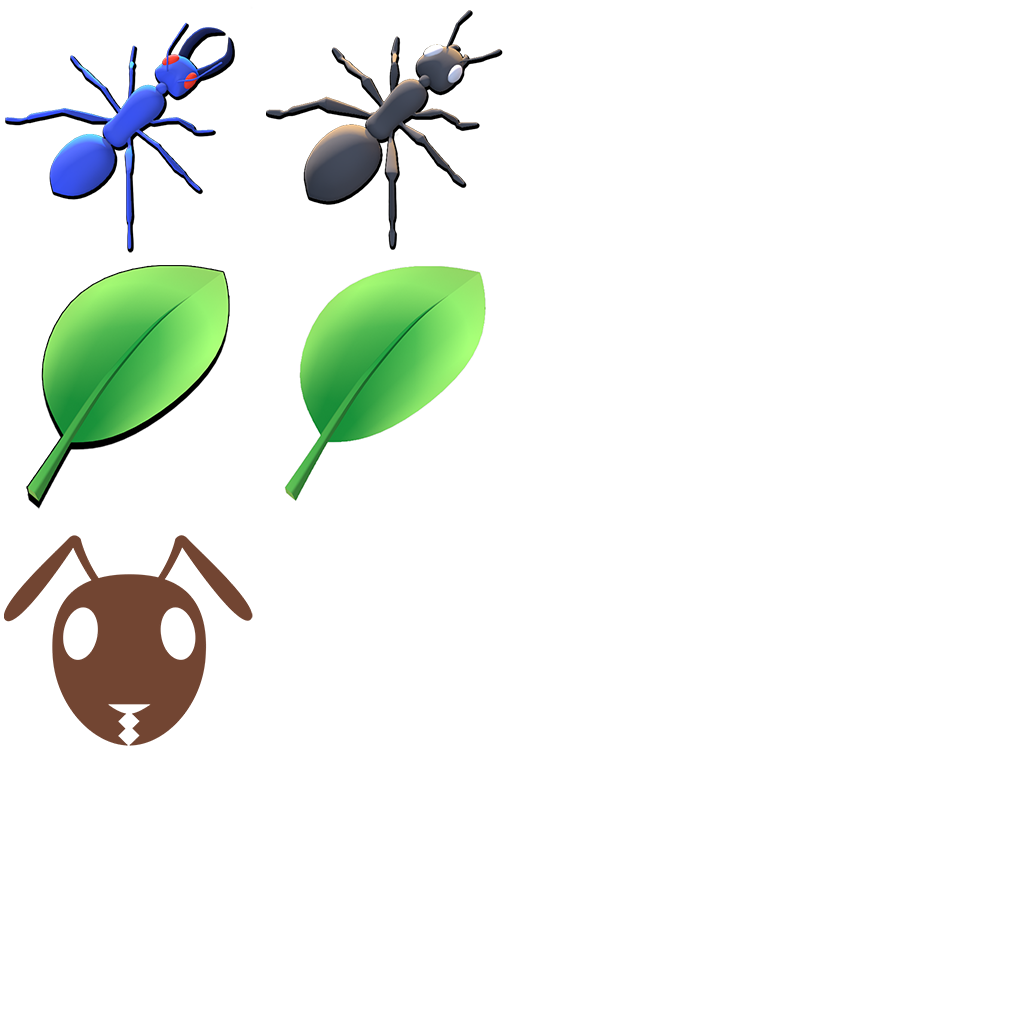
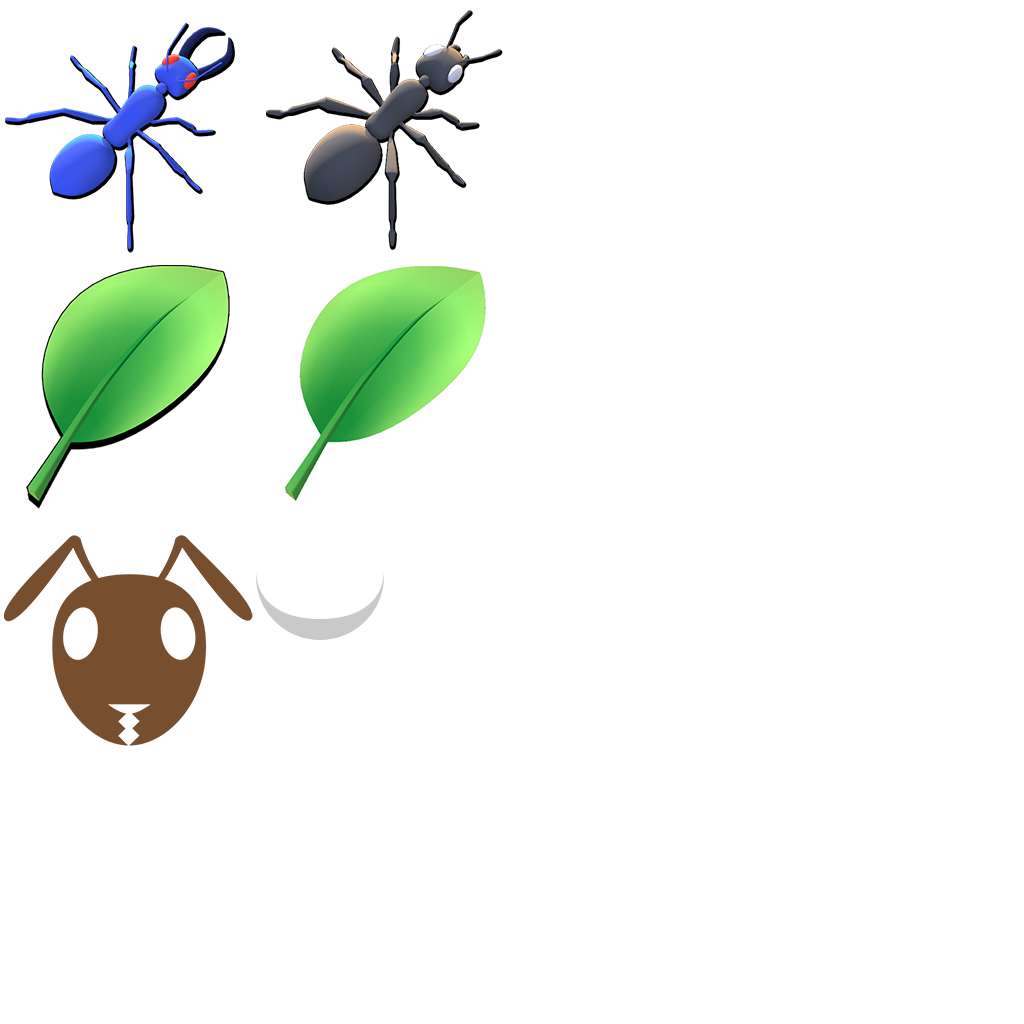
Layer changes from the first 1024 x 1024 image to the second:
added group "Группа 4" with 2 layers above "Группа 2" over [256, 573, 384, 640]
added layer "Эллипс 1 копия" in group "Группа 4" over [256, 573, 384, 640]
added layer "Эллипс 1 копия 2" in group "Группа 4" over [256, 573, 384, 640]
added group "Группа 1" with 2 layers over [4, 535, 253, 746]
moved "insect" into group "Группа 1" over [4, 535, 253, 746]
